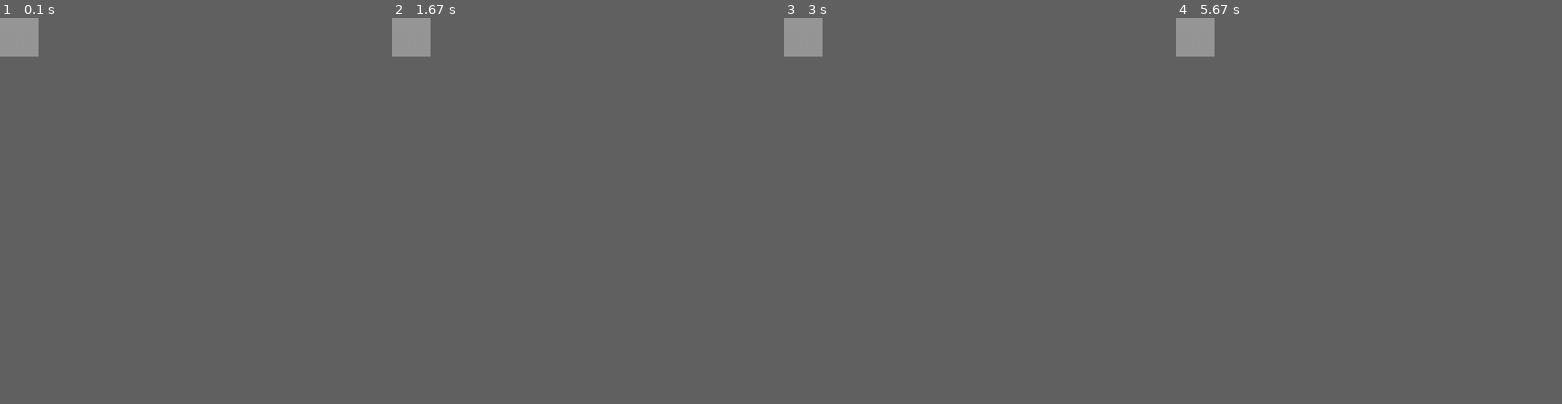
Above: before the commit, frames 1-4 (left to right).
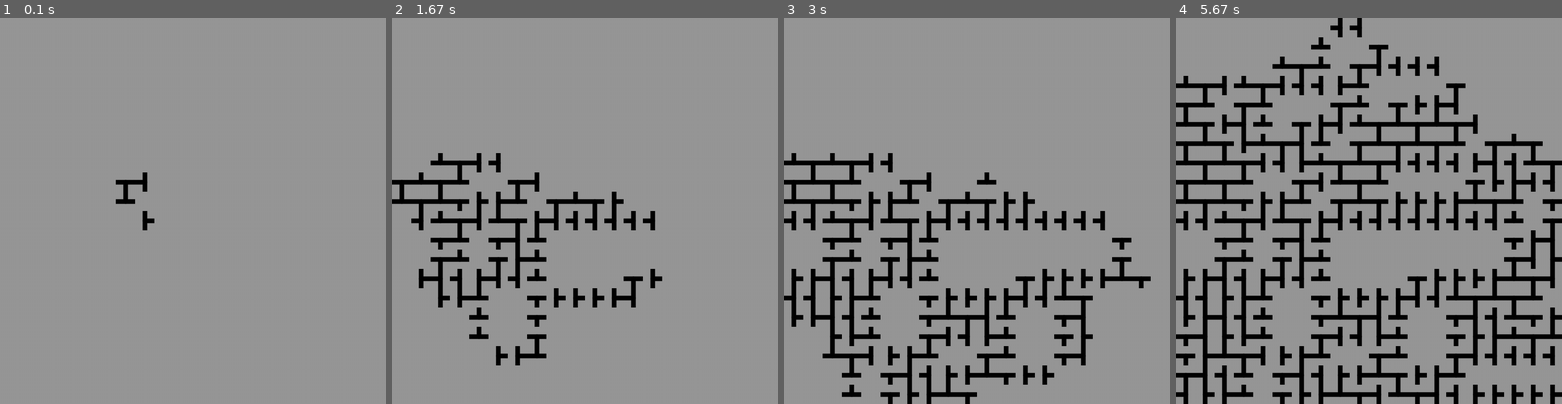
Above: after the commit, the same moments.

Repository: joolienhoolien/Wave_Function_Collapse
Game: pygame game, started from app/main.py
Two runs of this game, one before a commit and one after it. Both use one fixed random seed, a clock stepped at 60 frames per second and the inputs below.
Inputs:
- Up to frame 1 (0.1 s): no input
- Up to frame 2 (1.67 s): no input
- Up to frame 3 (3 s): no input
- Up to frame 4 (5.67 s): no input
In our replay, the window is 90x90 before the commit and 900x900 after it. These sizes can differ from the game's own. Grey fills any space a smaller window leaves; there, only what the larger window draws over its background counts as a difference.

The runs differ from the first frame. In frame 1, 0.4% of the frame differs, in the area x 30-40%, y 40-55%; in frame 2, 6.3%; in frame 3, 12%; in frame 4, 24%, in the area x 0-100%, y 0-100%.

Commit message:
Added collapsing a tile. Added updating neighboring tile collapse options Added collapsing entire board iteratively Known bug

Diff:
--- a/app/main.py
+++ b/app/main.py
@@ -1,6 +1,7 @@
 import sys
 import pygame
 from pygame.locals import *
+import random
 
 #Color reference
 BLACK = pygame.Color(0,0,0)
@@ -11,7 +12,7 @@
 BLUE = pygame.Color(0,0,255)
 
 #Display
-SCREEN_WIDTH, SCREEN_HEIGHT = 100, 100
+SCREEN_WIDTH, SCREEN_HEIGHT = 1000,1000
 DISPLAYSURF = pygame.display.set_mode((SCREEN_WIDTH, SCREEN_HEIGHT))
 DISPLAYSURF.fill(WHITE)
 
@@ -19,19 +20,52 @@
 FramePerSec = pygame.time.Clock()
 FPS = 60
 
-#Grid stuff
-grid_dim = 2
+#Grid
+GRID_DIM = 20
 grid = []
+
+#Tiles
 tiles = ["../tiles/blank.png",
          "../tiles/up.png",
          "../tiles/right.png",
          "../tiles/down.png",
          "../tiles/left.png",]
 BLANK, UP, RIGHT, DOWN, LEFT = 0, 1, 2, 3, 4
+ALL_OPTIONS = {BLANK, UP, RIGHT, DOWN, LEFT}
+TILE_RULES = {
+    BLANK: {UP : {BLANK, UP},
+            RIGHT: {BLANK, RIGHT},
+            DOWN: {BLANK, DOWN},
+            LEFT: {BLANK, LEFT}
+            },
+    UP: {UP : {RIGHT, DOWN, LEFT},
+         RIGHT: {UP, DOWN, LEFT},
+         DOWN: {BLANK, DOWN},
+         LEFT: {DOWN, RIGHT, UP}
+         },
+    RIGHT: {UP : {RIGHT, DOWN, LEFT},
+         RIGHT: {UP, DOWN, LEFT},
+         DOWN: {UP, RIGHT, LEFT},
+         LEFT: {BLANK, LEFT}
+            },
+    DOWN: {UP : {BLANK, UP},
+         RIGHT: {UP, DOWN, LEFT},
+         DOWN: {LEFT, RIGHT, UP},
+         LEFT: {UP, RIGHT, LEFT}
+           },
+    LEFT: {UP : {LEFT, DOWN, RIGHT},
+         RIGHT: {BLANK, RIGHT},
+         DOWN: {LEFT, RIGHT, UP},
+         LEFT: {DOWN, RIGHT, UP}
+           },
+}
+
+FINISHED_COLLAPSING = False
+
 
 class Tile(pygame.sprite.Sprite):
     collapsed = False
-    options = [BLANK, UP, RIGHT, DOWN, LEFT]
+    options = {BLANK, UP, RIGHT, DOWN, LEFT}
     value = BLANK
 
     def __init__(self, x, y, tile):
@@ -46,34 +80,78 @@
     def set_value(self, value):
         self.value = value
         self.collapsed = True
-        self.options = [value]
+        self.options = {value}
         self.image = pygame.image.load(tiles[value])
+
+    def collapse(self):
+        if not self.options:
+            self.set_value(BLANK)
+        self.set_value(random.choice(tuple(self.options)))
 
 
 def setup():
     global grid
-    grid = [[0 for _ in range(grid_dim)] for _ in range(grid_dim)]
-    for i in range(grid_dim):
-        for j in range(grid_dim):
-            tile_width = SCREEN_WIDTH / grid_dim
+    grid = [[0 for _ in range(GRID_DIM)] for _ in range(GRID_DIM)]
+    for i in range(GRID_DIM):
+        for j in range(GRID_DIM):
+            tile_width = SCREEN_WIDTH / GRID_DIM
             tile_x_center = tile_width / 2
             x = tile_x_center + (tile_width * i)
 
-            tile_width = SCREEN_WIDTH / grid_dim
+            tile_width = SCREEN_WIDTH / GRID_DIM
             tile_y_center = tile_width / 2
             y = tile_y_center + (tile_width * j)
 
             grid[i][j] = Tile(x, y, BLANK)
 
 
-
 def game_loop():
+    global FINISHED_COLLAPSING
     while True:
         for event in pygame.event.get():
             if event.type == QUIT:
                 pygame.quit()
                 sys.exit()
 
+        #If there remains a single tile not collapsed...
+        if not FINISHED_COLLAPSING:
+            # Calculate which is the next tile to collapse
+            #1. Obtain a list of tiles coordinates such that they have the least amount of options
+            lowest_num_options = len(ALL_OPTIONS)
+            lowest_entropy = []
+            for i, row in enumerate(grid):
+                for j, tile in enumerate(row):
+                    if tile.collapsed or len(tile.options) > lowest_num_options:
+                        continue
+                    elif len(tile.options) == lowest_num_options:
+                        lowest_entropy.append((tile, i, j))
+                    else:
+                        lowest_num_options = len(tile.options)
+                        lowest_entropy = [(tile, i, j)]
+            if  lowest_entropy:
+
+                #2. From this list, randomly choose a tile to collapse
+                to_collapse_data = random.choice(lowest_entropy)
+                tile, x, y = to_collapse_data
+                tile.collapse()
+
+                #3. Update neighboring tiles using intersection of rules and options
+                if x != 0:
+                    tile_up = grid[x - 1][y]
+                    tile_up.options = tile_up.options & TILE_RULES[tile.value][UP]
+                if x != GRID_DIM - 1:
+                    tile_down = grid[x + 1][y]
+                    tile_down.options = tile_down.options & TILE_RULES[tile.value][DOWN]
+                if y != 0:
+                    tile_left = grid[x][y - 1]
+                    tile_left.options = tile_left.options & TILE_RULES[tile.value][LEFT]
+                if y != GRID_DIM - 1:
+                    tile_right = grid[x][y + 1]
+                    tile_right.options = tile_right.options & TILE_RULES[tile.value][RIGHT]
+        else:
+            FINISHED_COLLAPSING = True
+
+        #Draw the tiles each frame
         for row in grid:
             for tile in row:
                 tile.draw(DISPLAYSURF)
